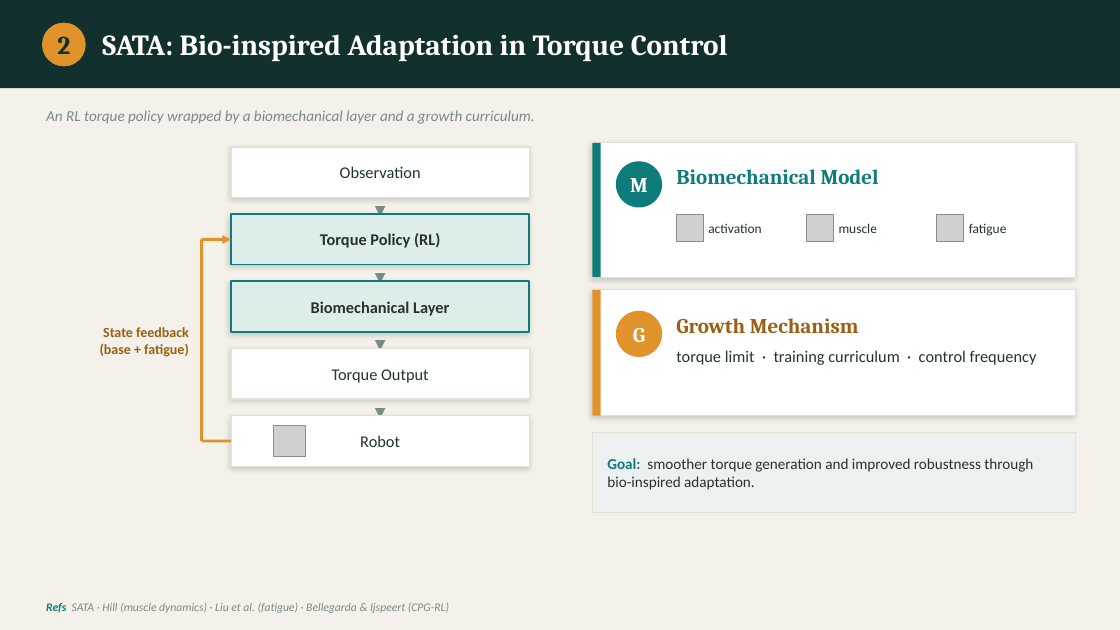
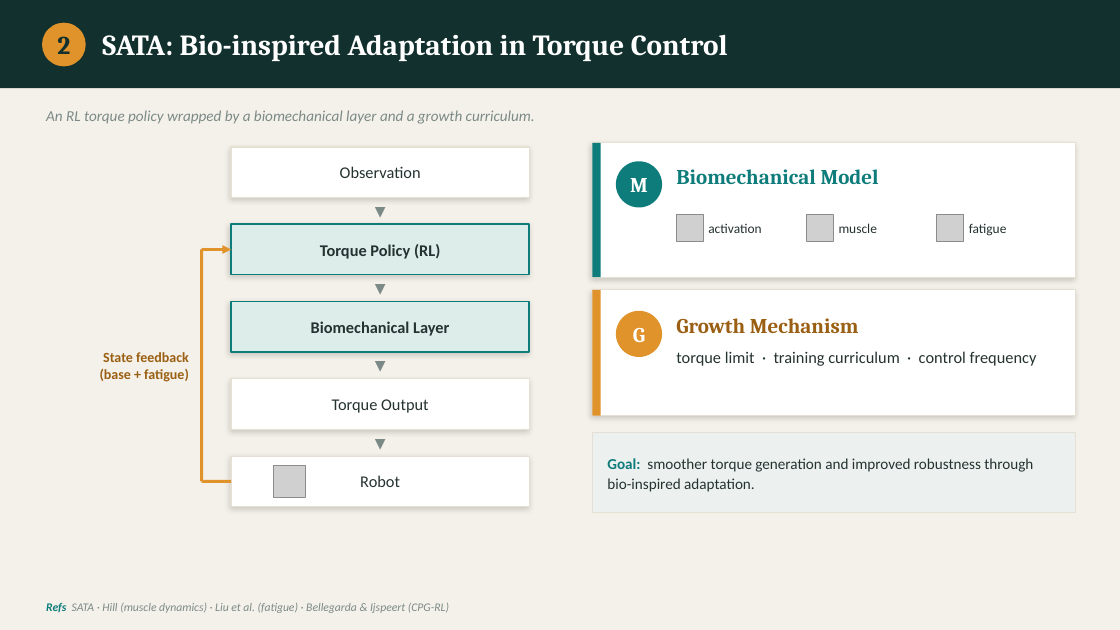
Before and after one commit to Stanley-1013/bio-inspired-adaptive-locomotion, a slide deck: slide 3 of docs/progress-report-v1.pptx. Drawn at 1120x630 pixels with LibreOffice and Linux fonts; fonts in the diff are those of the drawing; grey boxes stand for pictures. Boxes give left, top, right and bottom in pixels: in the first picture for what was removed or moved away, otherwise in the second. Text is boxed around its words. In the diff, an @@ line names an element or a change of style, - is before the commit and + after.

```diff
--- a/docs/progress-report-v1.pptx
+++ b/docs/progress-report-v1.pptx
@@ line moved from (202, 239) - (202, 441) to (202, 250) - (202, 481) @@
@@ 2 texts, 1 rectangle, 1 arrow moved together from (x1=202, y1=214, x2=529, y2=289) to (x1=202, y1=224, x2=529, y2=300) @@
@@ text "State feedback" moved from (x1=100, y1=327, x2=189, y2=357) to (x1=100, y1=352, x2=189, y2=382) @@
@@ 2 texts, 1 rectangle moved together from (x1=231, y1=281, x2=529, y2=356) to (x1=231, y1=302, x2=529, y2=377) @@
@@ 2 texts, 1 rectangle moved together from (x1=231, y1=349, x2=529, y2=423) to (x1=231, y1=379, x2=529, y2=455) @@
@@ text "Goal: smoother torque generation and ..." at (x1=607, y1=458, x2=1033, y2=492): line spacing 1 to 1.08 @@
@@ 1 picture, 1 text, 1 rectangle, 1 line moved together from (x1=202, y1=416, x2=529, y2=466) to (x1=202, y1=456, x2=529, y2=507) @@
```
Also in this commit, not shown: 4 other slides changed, 2 other files.
